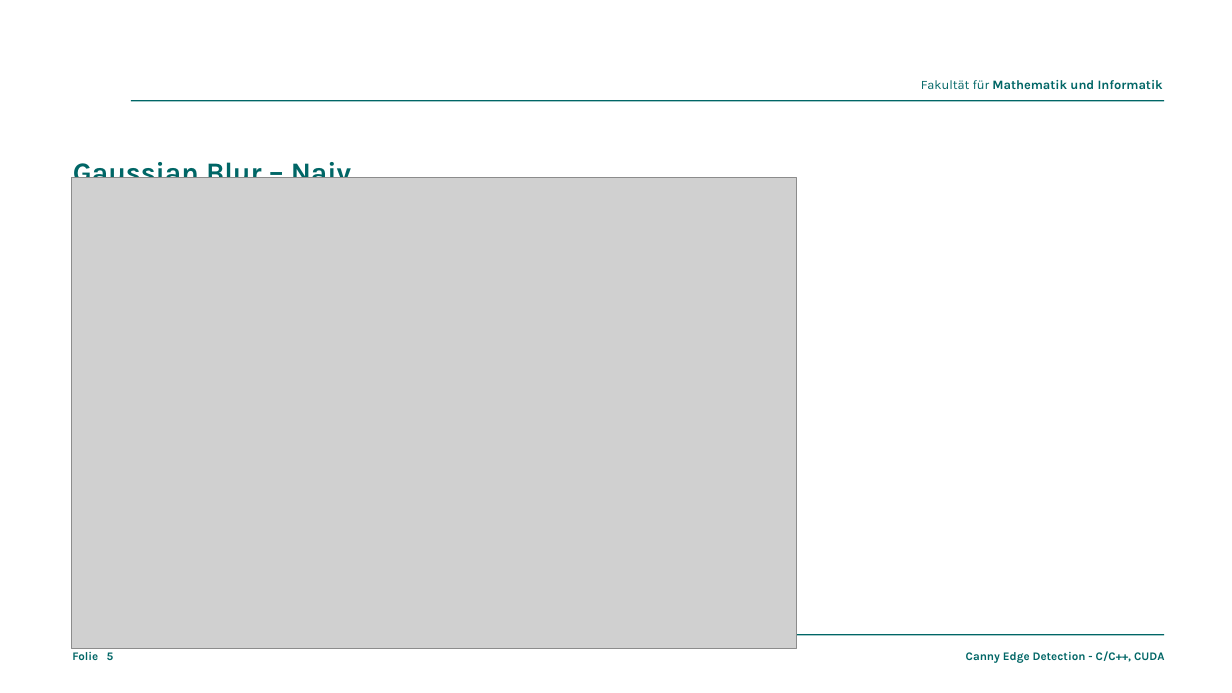
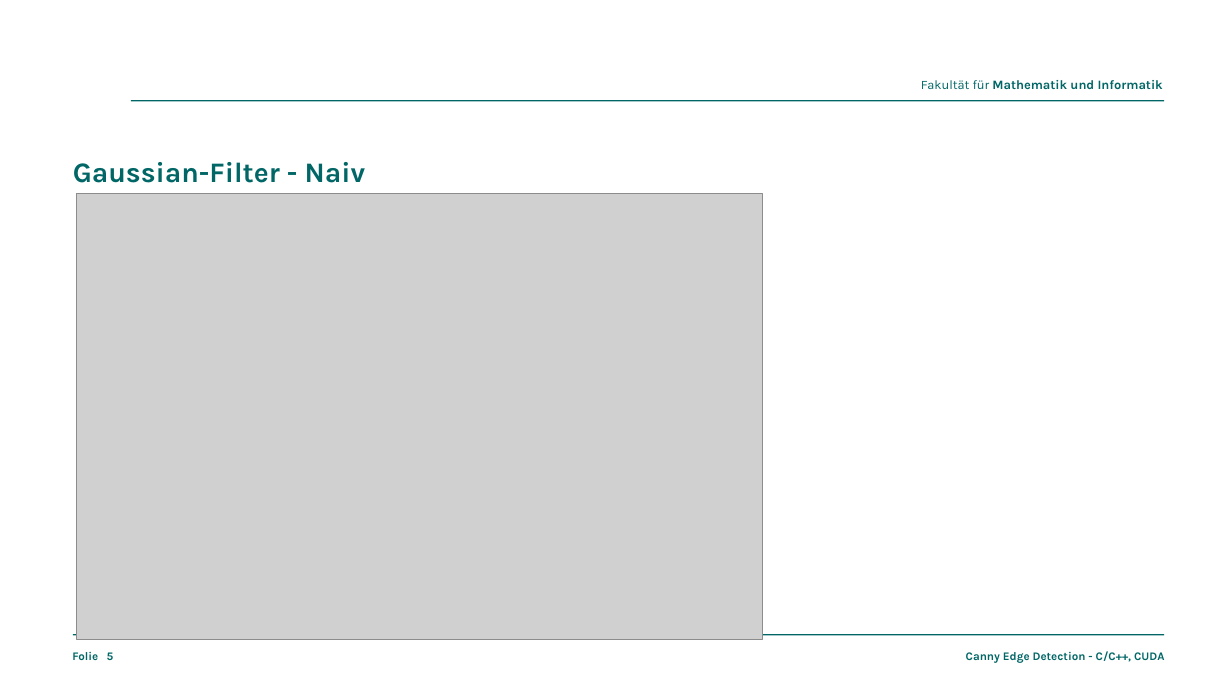
Before and after one commit to thomjur/fapra26-canny-edge-detection, a slide deck: slide 5 of presentation/canny-edge-detection.odp. Drawn at 1232x693 pixels with LibreOffice and Linux fonts; fonts in the diff are those of the drawing; grey boxes stand for pictures; background and template pictures are left out. Boxes give left, top, right and bottom in pixels: in the first picture for what was removed or moved away, otherwise in the second. Text is boxed around its words. In the diff, an @@ line names an element or a change of style, - is before the commit and + after.

Commit message:
presentation: gaussian filter overview, naive code, result

```diff
--- a/presentation/canny-edge-detection.odp
+++ b/presentation/canny-edge-detection.odp
@@ title at <box>73,162,366,183</box>: text changed @@
-Gaussian Blur – Naiv
+Gaussian-Filter - Naiv
@@ picture: place and size @@
-picture at <box>71,177,797,649</box>
+picture at <box>77,194,762,640</box>
```
Also in this commit, not shown: 2 other slides changed, 3 slides removed, 7 other files.
